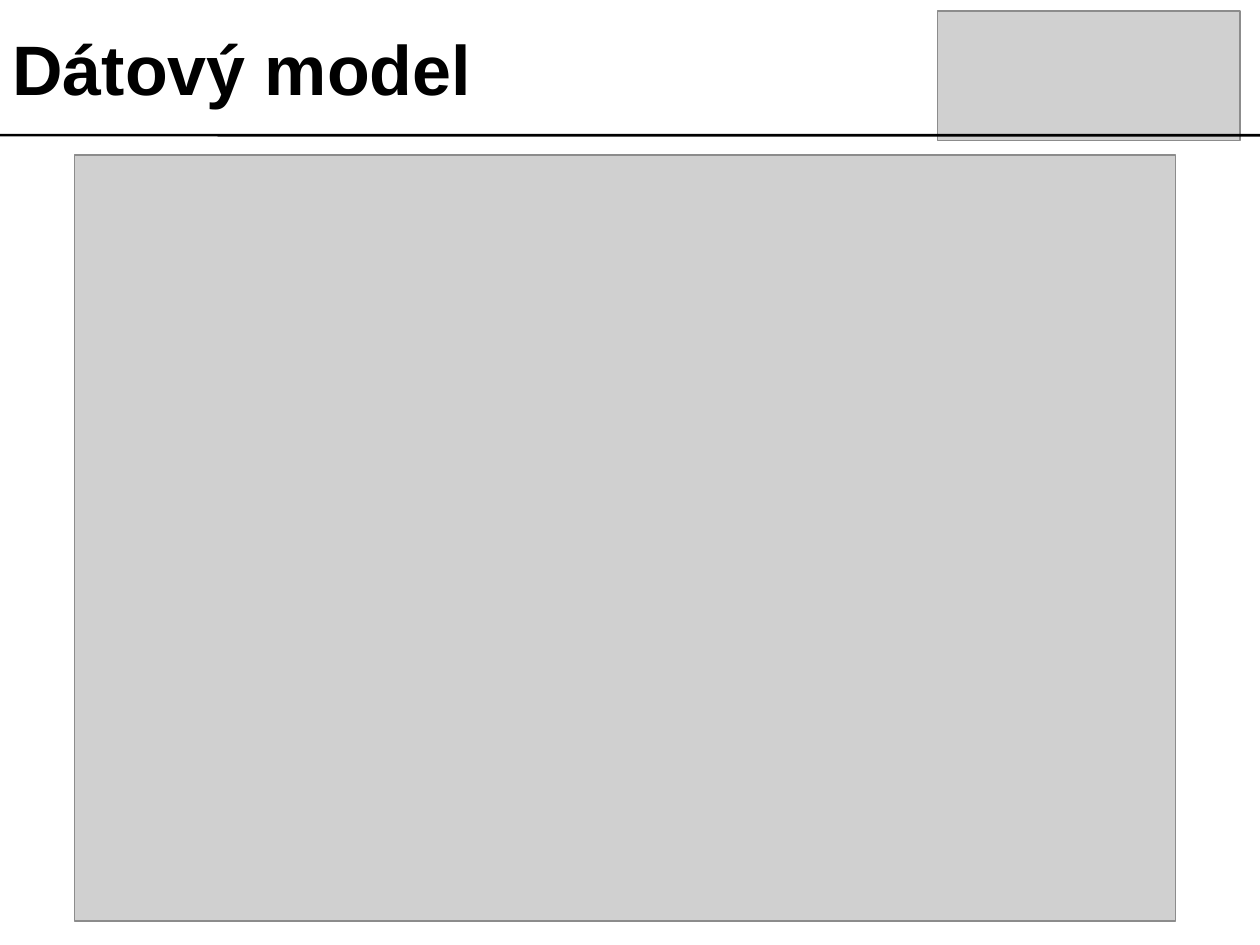
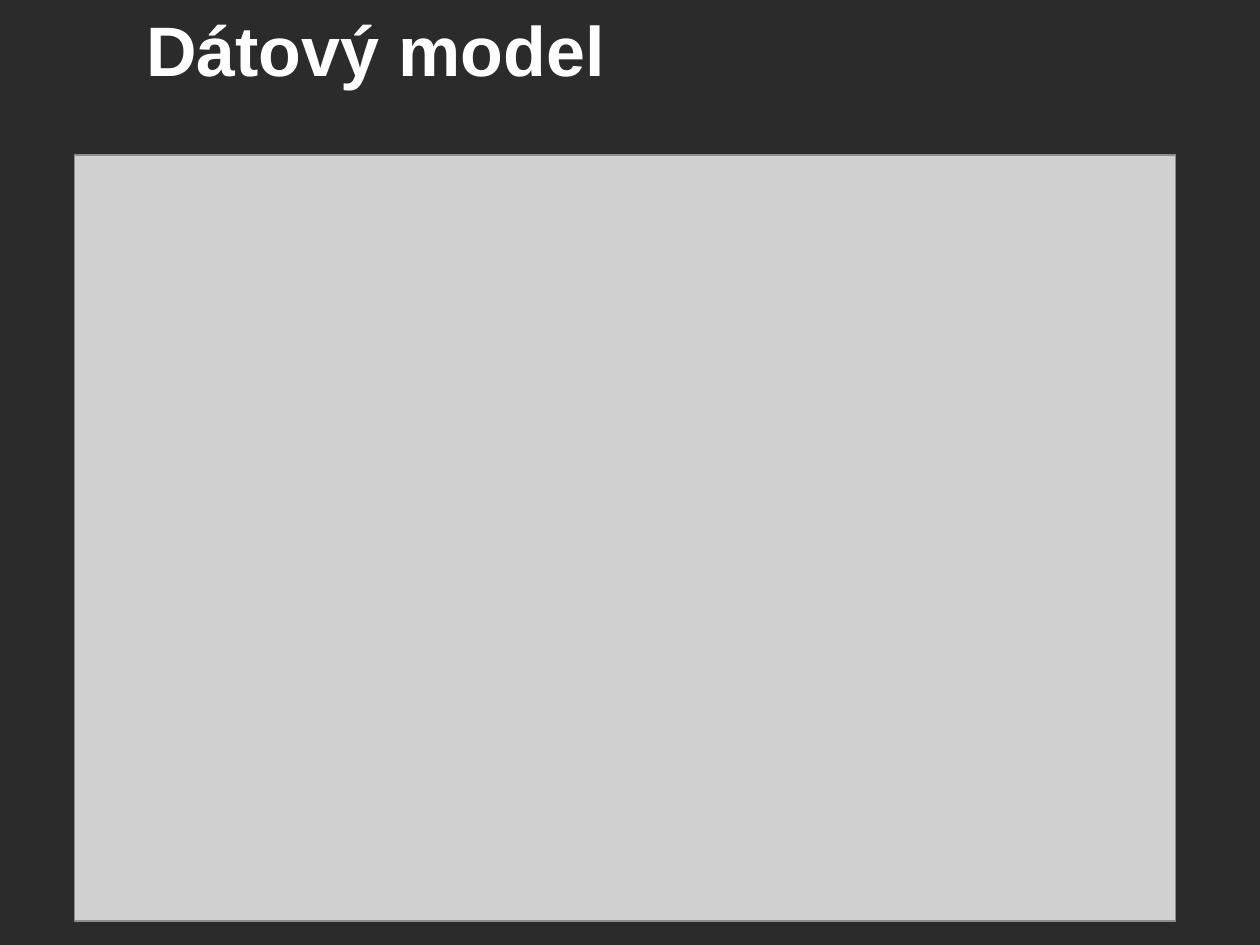
Before and after one commit to googlecode-mirror/timovy2007, a slide deck: slide 5 of doc/prezentacia/tech_presentation.ppt. Drawn at 1260x945 pixels with LibreOffice and Linux fonts; fonts in the diff are those of the drawing; grey boxes stand for pictures; background and template pictures are left out; a plain dark background stands for a picture behind light text. Boxes give left, top, right and bottom in pixels: in the first picture for what was removed or moved away, otherwise in the second. Text is boxed around its words. In the diff, an @@ line names an element or a change of style, - is before the commit and + after.

```diff
--- a/doc/prezentacia/tech_presentation.ppt
+++ b/doc/prezentacia/tech_presentation.ppt
@@ background #FFFFFF to picture (left out) @@
@@ text "Dátový model": place and size @@
-text "Dátový model" at <box>12,43,471,108</box>
+text "Dátový model" at <box>146,24,605,89</box>
@@ text "Dátový model" at <box>146,24,605,89</box>: text colour #000000 to #FFFFFF @@
@@ picture removed at <box>937,11,1240,141</box> @@
@@ line removed from (0, 135) to (1260, 135) @@
```
Also in this commit, not shown: 13 other slides changed, 1 slide added, 1 slide removed.
